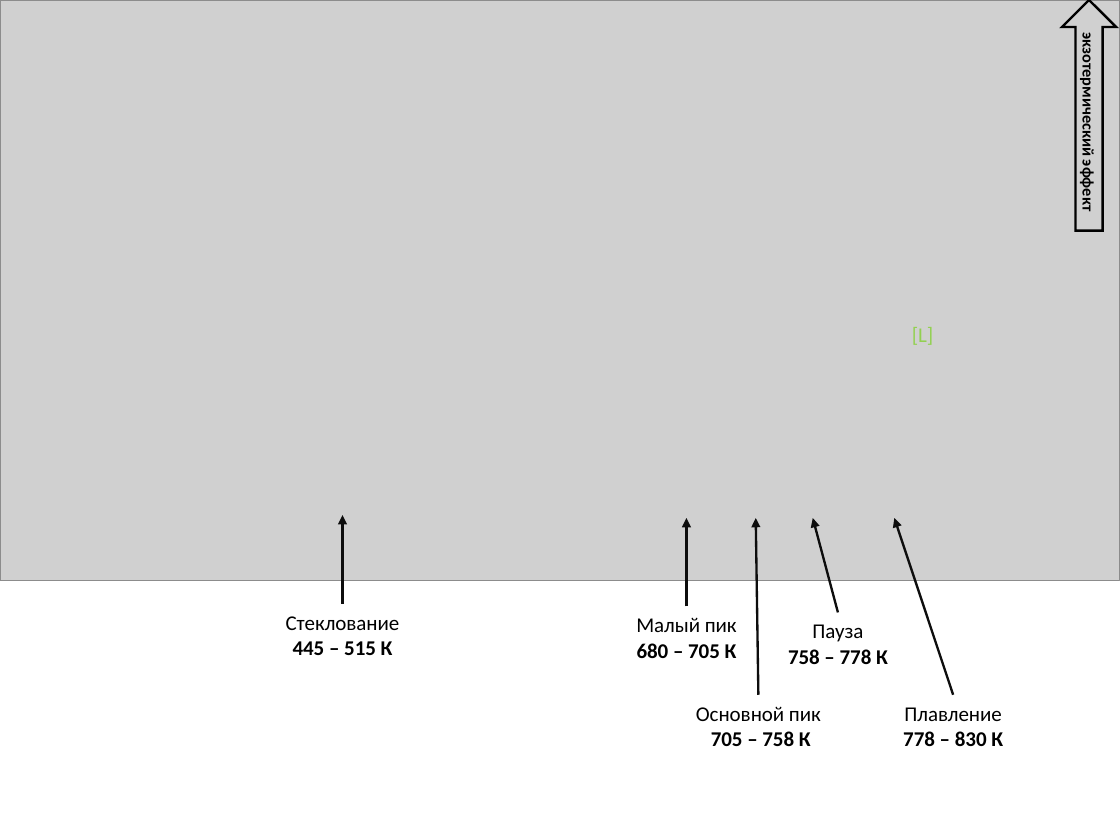
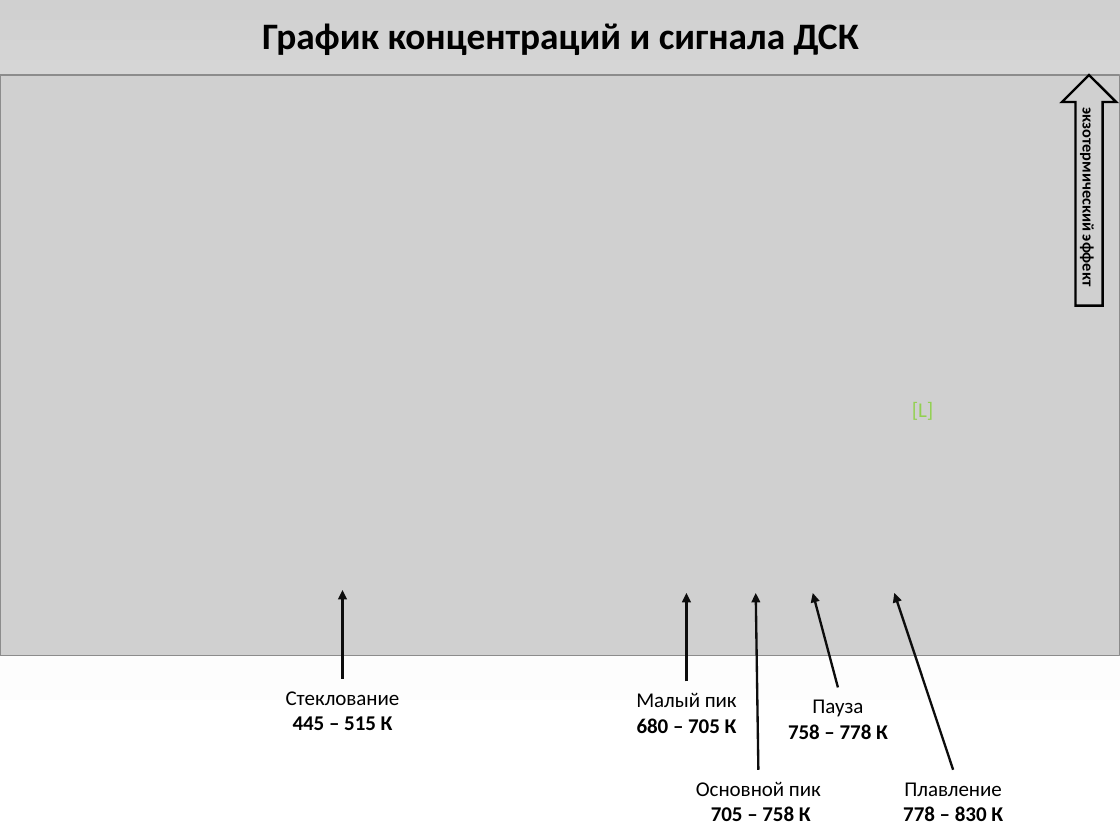
Before and after one commit to EnglishBeach/glass, a slide deck: slide 6 of Презентация.pptx. Drawn at 1120x840 pixels with LibreOffice and Linux fonts; fonts in the diff are those of the drawing; grey boxes stand for pictures. Boxes give left, top, right and bottom in pixels: in the first picture for what was removed or moved away, otherwise in the second. Text is boxed around its words. In the diff, an @@ line names an element or a change of style, - is before the commit and + after.

```diff
--- a/Презентация.pptx
+++ b/Презентация.pptx
@@ background #FFFFFF to gradient #FFFFFF to #FBFBFB to #D1D1D1 @@
@@ text added at [262, 23, 859, 55], 24 pt, text #000000, bold @@
+График концентраций и сигнала ДСК
@@ 6 texts, 5 arrows, 1 picture, 1 up arrow: place and size @@
-6 texts, 5 arrows, 1 picture, 1 up arrow at [0, 0, 1120, 746]
+6 texts, 5 arrows, 1 picture, 1 up arrow at [0, 75, 1120, 821]
```
Also in this commit, not shown: 8 other slides changed, 4 slides added, 3 slides removed.
